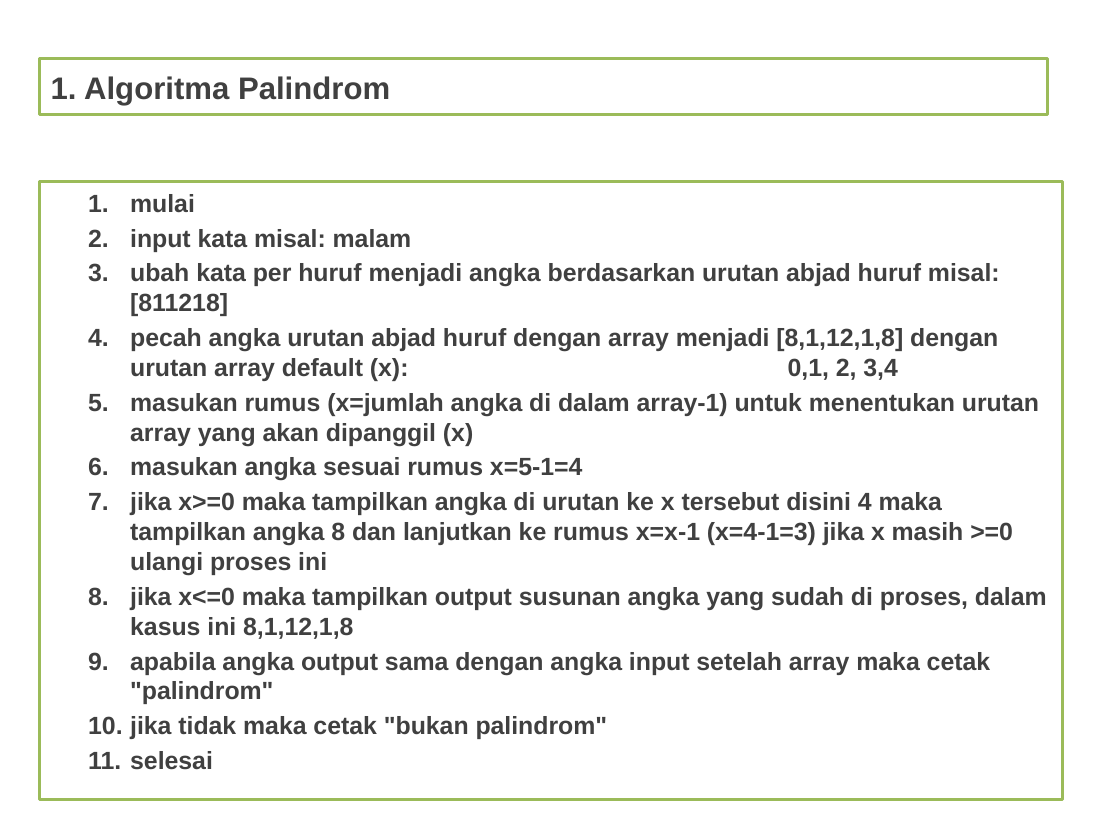
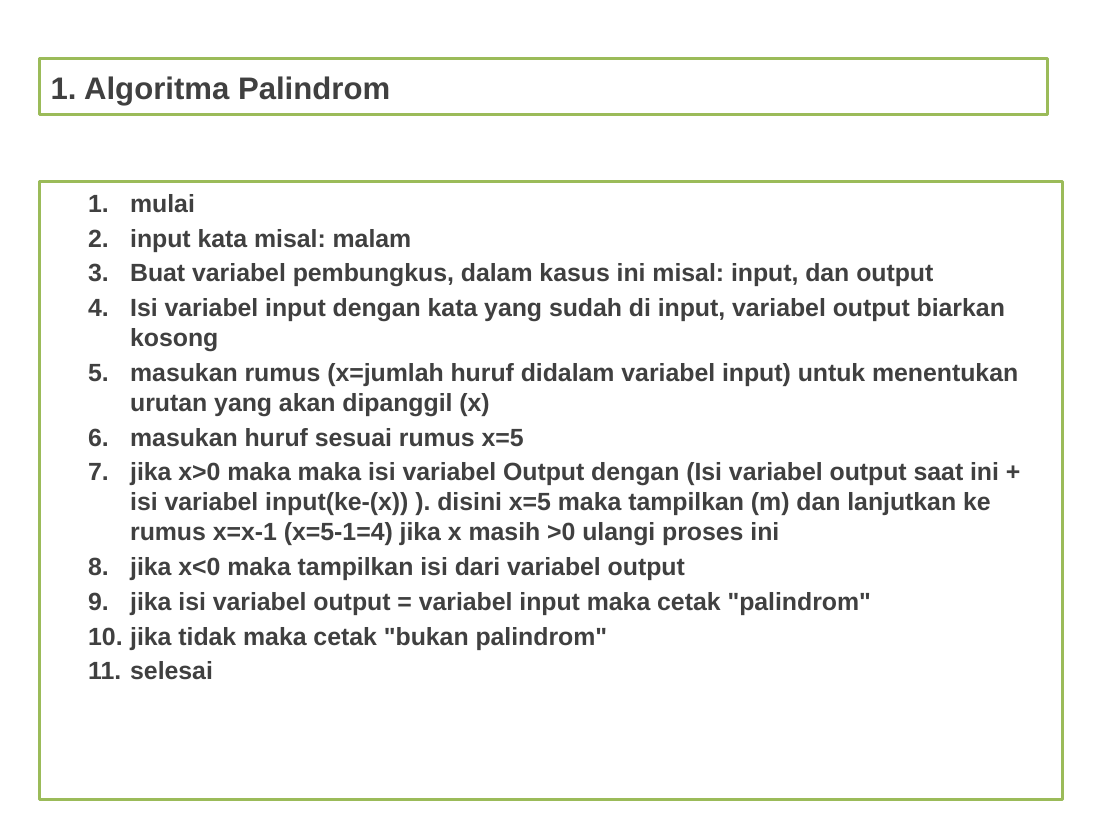
Before and after one commit to farizian/week6, a slide deck: slide 2 of tugas1/Tugas_algoritma_dan_flowchart.pptx. Drawn at 1120x840 pixels with LibreOffice and Linux fonts; fonts in the diff are those of the drawing; background and template pictures are left out. Boxes give left, top, right and bottom in pixels: in the first picture for what was removed or moved away, otherwise in the second. Text is boxed around its words. In the diff, an @@ line names an element or a change of style, - is before the commit and + after.

```diff
--- a/tugas1/Tugas_algoritma_dan_flowchart.pptx
+++ b/tugas1/Tugas_algoritma_dan_flowchart.pptx
@@ text at bbox=[130, 263, 1018, 615]: text changed @@
-3. ubah kata per huruf menjadi angka berdasarkan urutan abjad huruf misal: [811218]
-4. pecah angka urutan abjad huruf dengan array menjadi [8,1,12,1,8] dengan urutan array default (x): 0,1, 2, 3,4
-5. masukan rumus (x=jumlah angka di dalam array-1) untuk menentukan urutan array yang akan dipanggil (x)
-6. masukan angka sesuai rumus x=5-1=4
-7. jika x>=0 maka tampilkan angka di urutan ke x tersebut disini 4 maka tampilkan angka 8 dan lanjutkan ke rumus x=x-1 (x=4-1=3) jika x masih >=0 ulangi proses ini
-8. jika x<=0 maka tampilkan output susunan angka yang sudah di proses, dalam kasus ini 8,1,12,1,8
-9. apabila angka output sama dengan angka input setelah array maka cetak "palindrom"
+3. Buat variabel pembungkus, dalam kasus ini misal: input, dan output
+4. Isi variabel input dengan kata yang sudah di input, variabel output biarkan kosong
+5. masukan rumus (x=jumlah huruf didalam variabel input) untuk menentukan urutan yang akan dipanggil (x)
+6. masukan huruf sesuai rumus x=5
+7. jika x>0 maka maka isi variabel Output dengan (Isi variabel output saat ini + isi variabel input(ke-(x)) ). disini x=5 maka tampilkan (m) dan lanjutkan ke rumus x=x-1 (x=5-1=4) jika x masih >0 ulangi proses ini
+8. jika x<0 maka tampilkan isi dari variabel output
+9. jika isi variabel output = variabel input maka cetak "palindrom"
```
Also in this commit, not shown: 3 other slides changed, 2 slides added, 7 other files.
